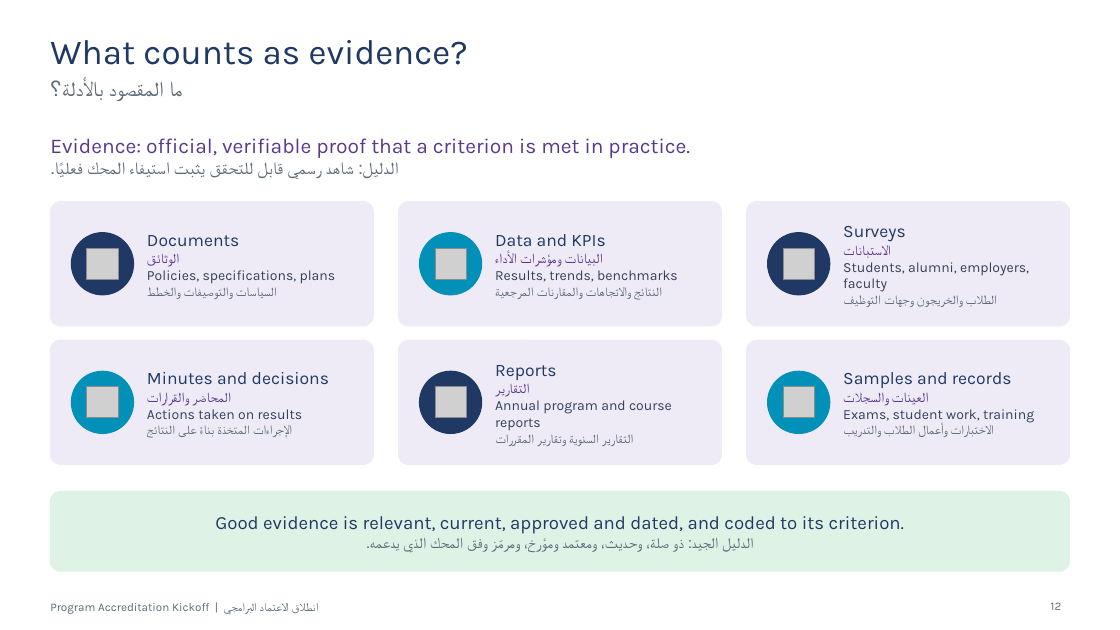
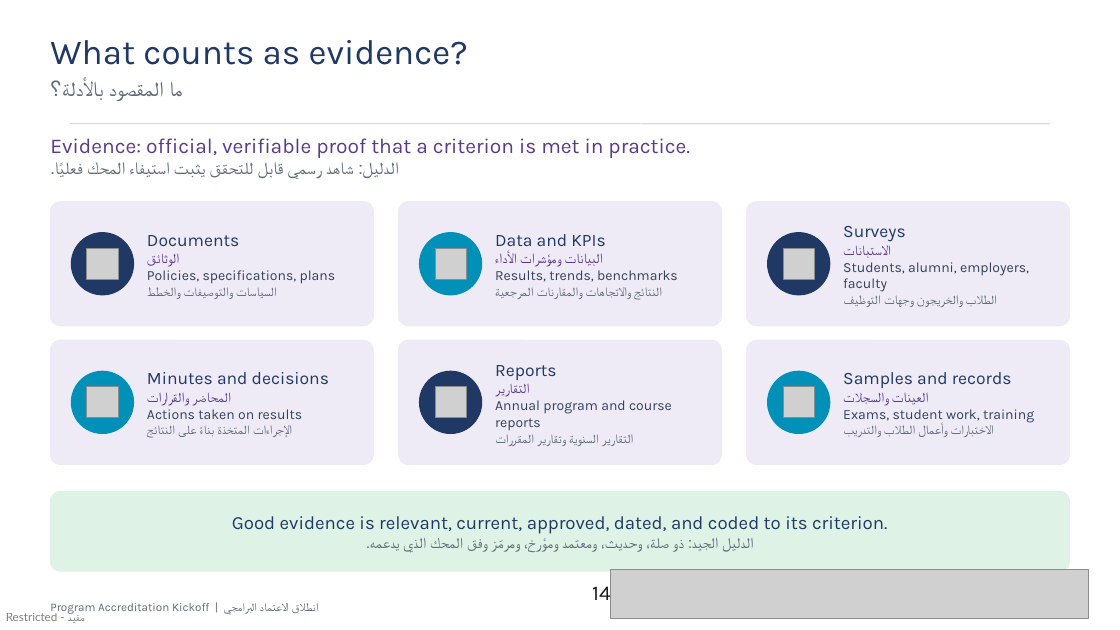
Before and after one commit to Nahlah/Test, a slide deck: slide 14 of عرض_انطلاق_الاعتماد/عرض_انطلاق_الاعتماد_البرامجي.pptx (slide 12 before the commit). Drawn at 1120x630 pixels with LibreOffice and Linux fonts; fonts in the diff are those of the drawing; grey boxes stand for pictures; background and template pictures are left out. Boxes give left, top, right and bottom in pixels: in the first picture for what was removed or moved away, otherwise in the second. Text is boxed around its words. In the diff, an @@ line names an element or a change of style, - is before the commit and + after.

```diff
--- a/عرض_انطلاق_الاعتماد/عرض_انطلاق_الاعتماد_البرامجي.pptx
+++ b/عرض_انطلاق_الاعتماد/عرض_انطلاق_الاعتماد_البرامجي.pptx
@@ line added from (70, 124) to (1050, 124), #DED6EA 1 pt @@
@@ text at [232, 516, 887, 534]: text changed @@
-Good evidence is relevant, current, approved and dated, and coded to its criterion.
+Good evidence is relevant, current, approved, dated, and coded to its criterion.
@@ page number added at [592, 581, 611, 606], 18 pt, text #1B1B1B @@
+14
@@ picture added at [610, 570, 1088, 618] @@
@@ text added at [6, 612, 85, 623], 10 pt, text #000000 at 50% opacity @@
+Restricted - مقيد
@@ page number at [1051, 602, 1062, 610]: text changed @@
-12
+14
```
Also in this commit, not shown: 19 other slides changed, 2 slides added, 3 slides removed, 1 other file.
